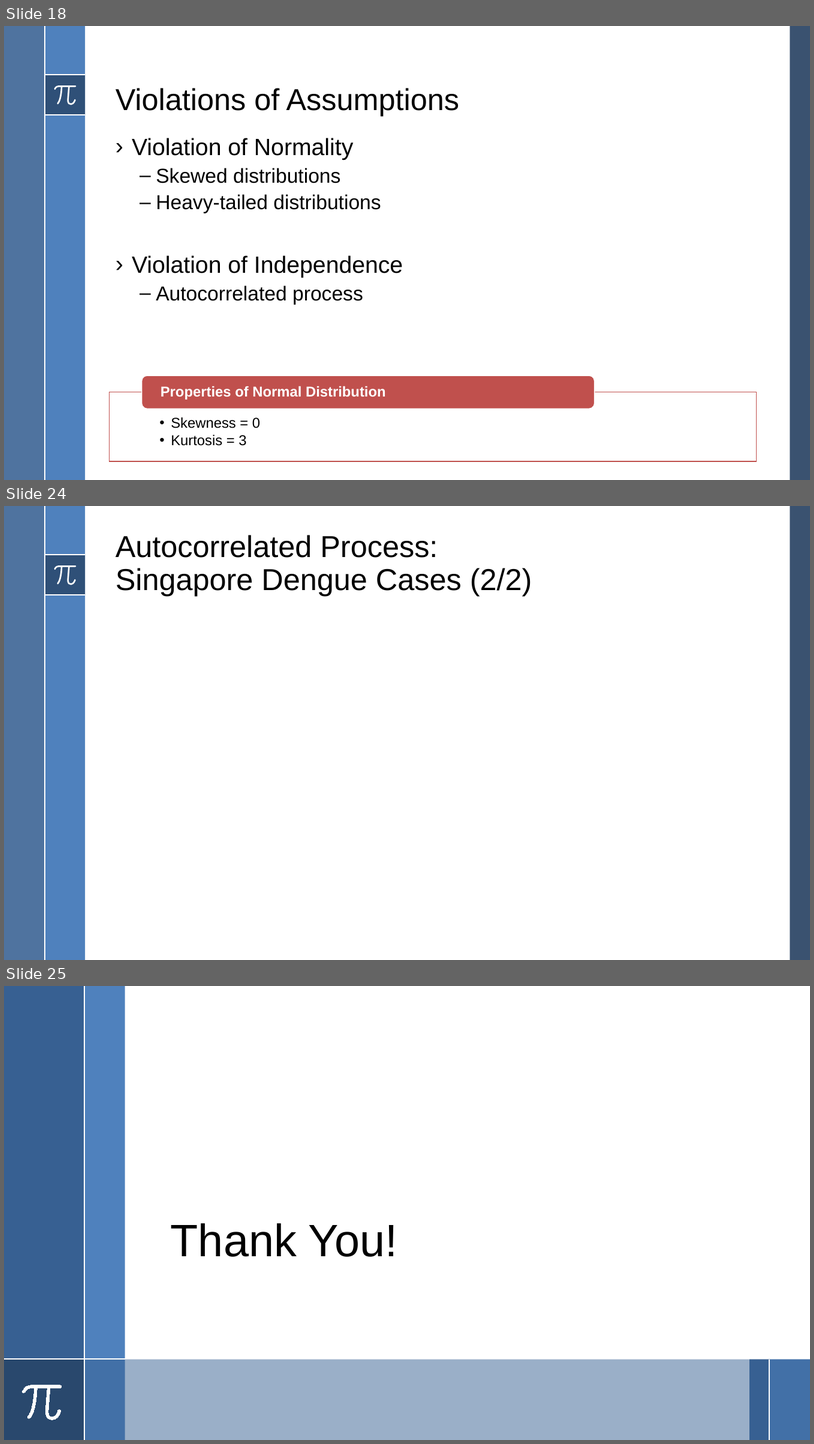
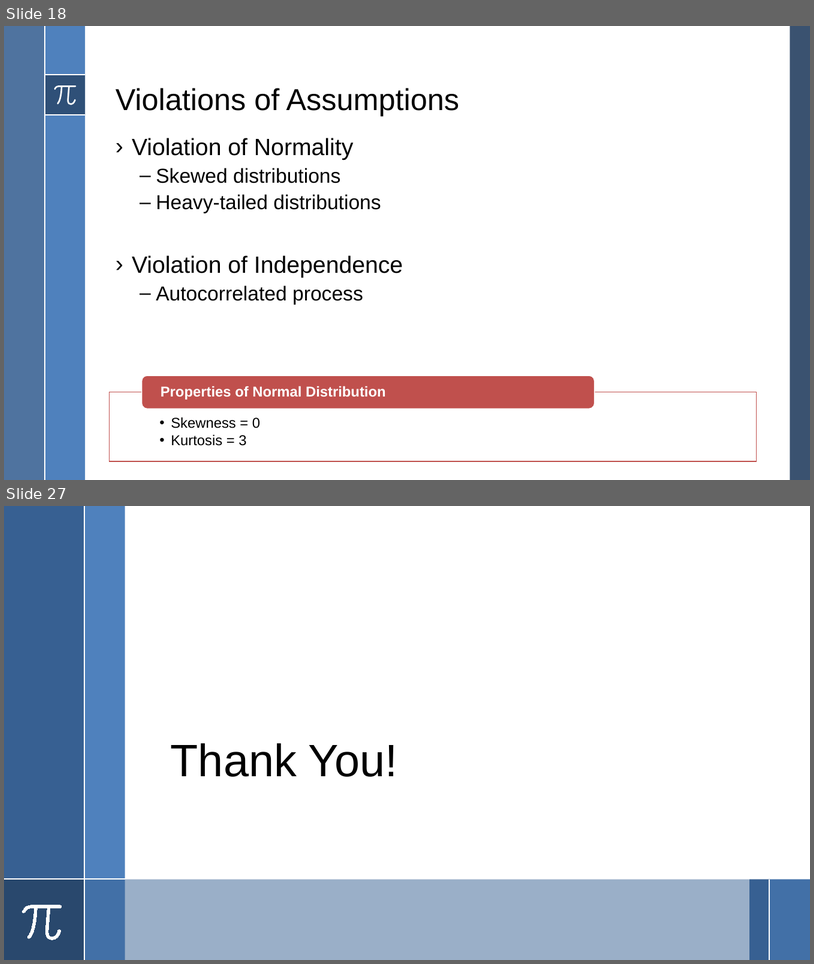
Before and after one commit to howewenann/spc_charts, a slide deck: reports/Statistical Process Control.pptx. Shown one above the other, each under a label of ours: slides 18, 24 and 25 before the commit, slides 18 and 27 after it; the slides between them are not shown. The pictures are 814x1444 and 814x964 pixels, drawn with LibreOffice and Linux fonts; fonts in the diff are those of the drawing. Boxes give left, top, right and bottom in pixels: in the first picture for what was removed or moved away, otherwise in the second. Text is boxed around its words. In the diff, an @@ line names an element or a change of style, - is before the commit and + after.

```diff
--- a/reports/Statistical Process Control.pptx
+++ b/reports/Statistical Process Control.pptx
@@ slide 24 removed at <box>4,506,810,960</box>, background #FFFFFF; not listed: 8 template elements that a slide beside it also shows @@
@@ title removed at <box>116,535,533,596</box> @@
-Autocorrelated Process:
-Singapore Dengue Cases (2/2)
@@ what was slide 25 is now slide 27 @@
```
Also in this commit, not shown: 5 slides changed, 4 slides added, 6 other files.
